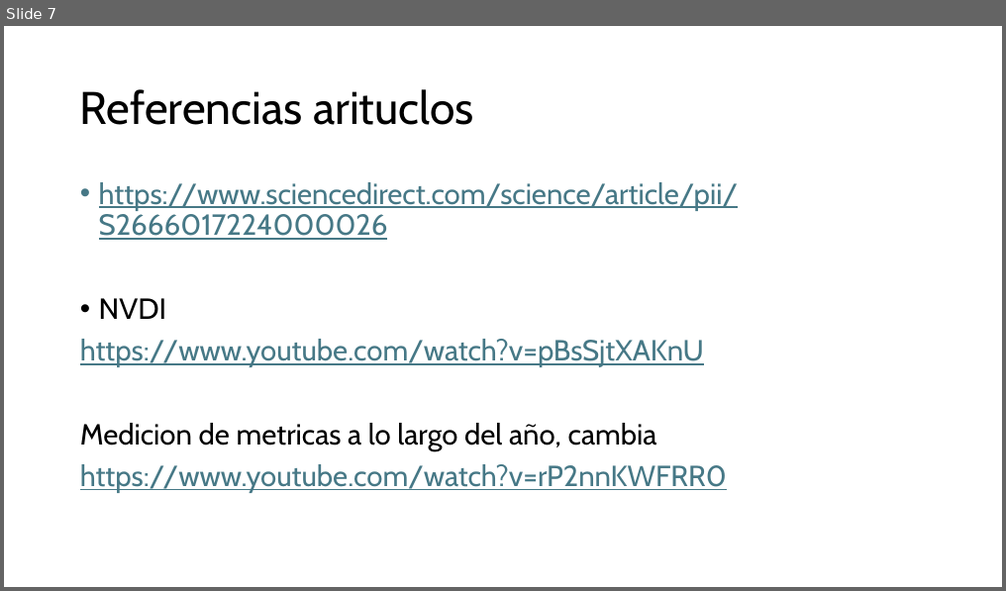
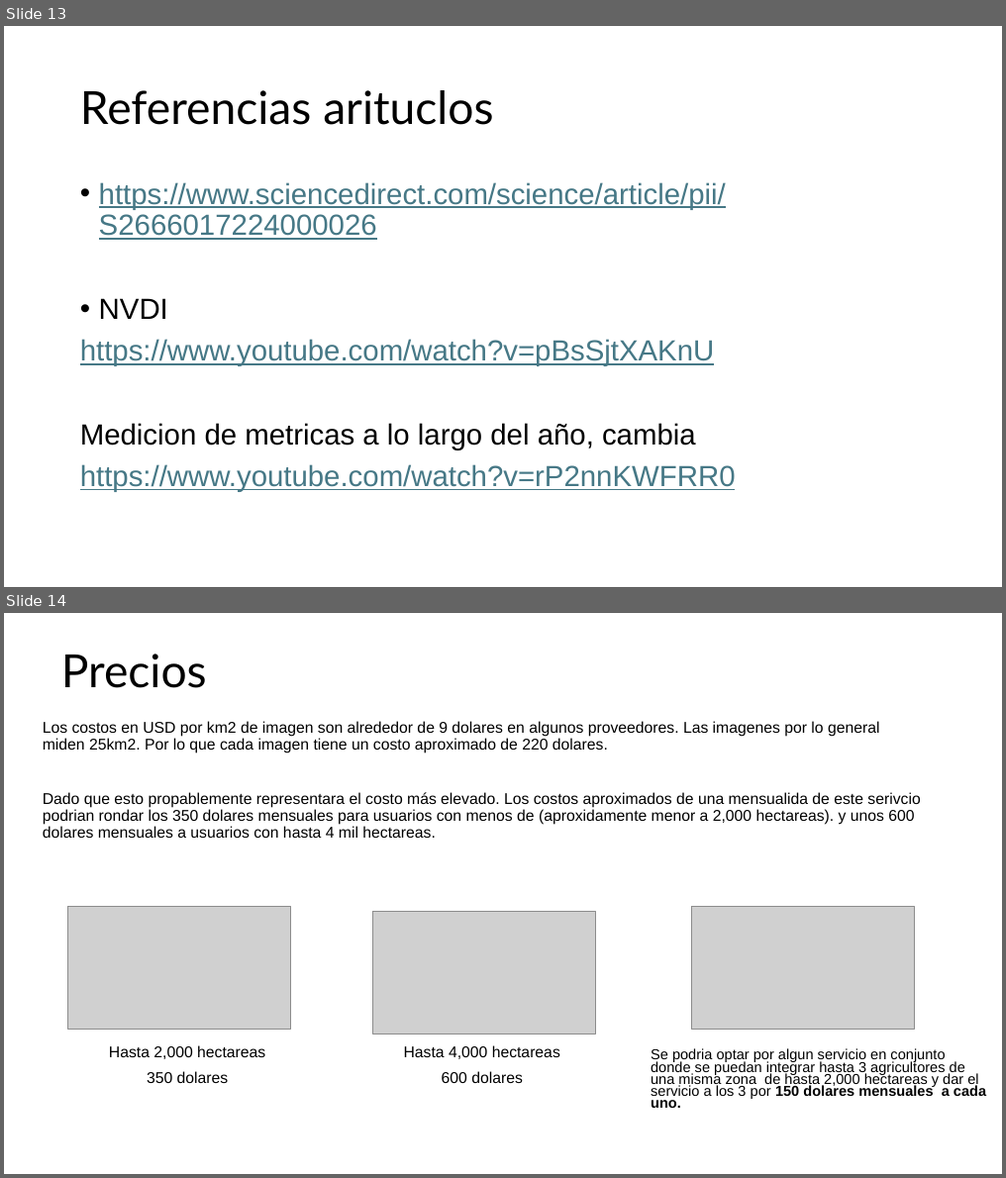
Before and after one commit to orlandombaa/Selene, a slide deck: selene/docs/Aditional documentation/Modelo de negocios selene.pptx. Shown one above the other, each under a label of ours: slide 7 before the commit, slides 13 and 14 after it. The pictures are 1006x591 and 1006x1178 pixels, drawn with LibreOffice and Linux fonts; fonts in the diff are those of the drawing; grey boxes stand for pictures. Boxes give left, top, right and bottom in pixels: in the first picture for what was removed or moved away, otherwise in the second. Text is boxed around its words. In the diff, an @@ line names an element or a change of style, - is before the commit and + after.

```diff
--- a/selene/docs/Aditional documentation/Modelo de negocios selene.pptx
+++ b/selene/docs/Aditional documentation/Modelo de negocios selene.pptx
@@ slide 14 added at (4,613,1002,1174), background #FFFFFF @@
@@ title added at (61,654,207,688), 44 pt, text #000000 @@
+Precios
@@ text added at (43,721,920,838), 15 pt, text #000000 @@
+Los costos en USD por km2 de imagen son alrededor de 9 dolares en algunos proveedores. Las imagenes por lo general miden 25km2. Por lo que cada imagen tiene un costo aproximado de 220 dolares.
+Dado que esto propablemente representara el costo más elevado. Los costos aproximados de una mensualida de este serivcio podrian rondar los 350 dolares mensuales para usuarios con menos de (aproxidamente menor a 2,000 hectareas). y unos 600 dolares mensuales a usuarios con hasta 4 mil hectareas.
@@ picture added at (67,907,291,1029) @@
@@ picture added at (691,907,915,1029) @@
@@ picture added at (372,912,596,1034) @@
@@ text added at (109,1046,265,1083), 15 pt, text #000000 @@
+Hasta 2,000 hectareas
+350 dolares
@@ text added at (404,1046,560,1083), 15 pt, text #000000 @@
+Hasta 4,000 hectareas
+600 dolares
@@ text added at (650,1049,986,1108), 13.9 pt, text #000000 @@
+Se podria optar por algun servicio en conjunto donde se puedan integrar hasta 3 agricultores de una misma zona de hasta 2,000 hectareas y dar el servicio a los 3 por 150 dolares mensuales a cada uno.
@@ what was slide 7 is now slide 13 @@
@@ slide 13 changed as well @@
@@ title "Referencias arituclos" at (80,90,493,125): font Cabin to Lato @@
@@ text "https://www.sciencedirect.com/science/article/pii/S266601722 ..." at (80,182,736,492): font Cabin to Arial; less space between paragraphs @@
```
Also in this commit, not shown: 6 other slides changed, 6 other slides added, 16 other files.
